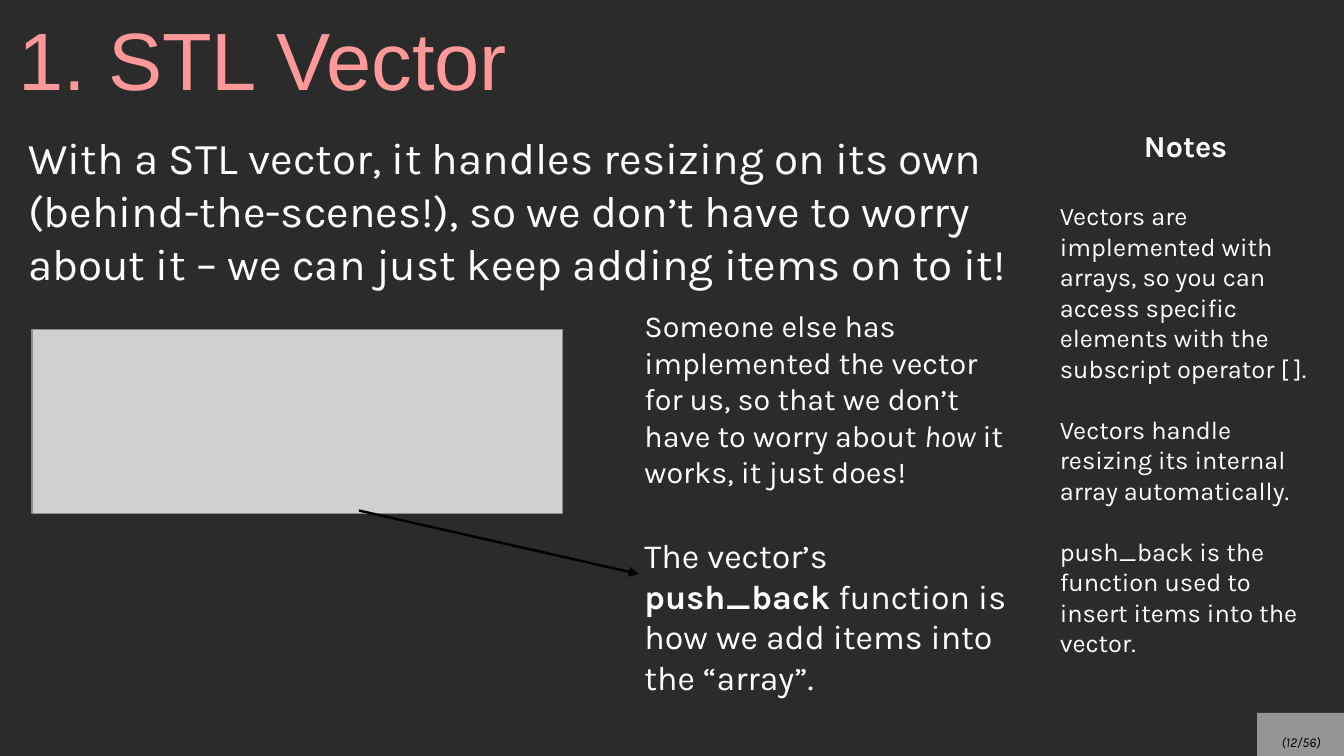
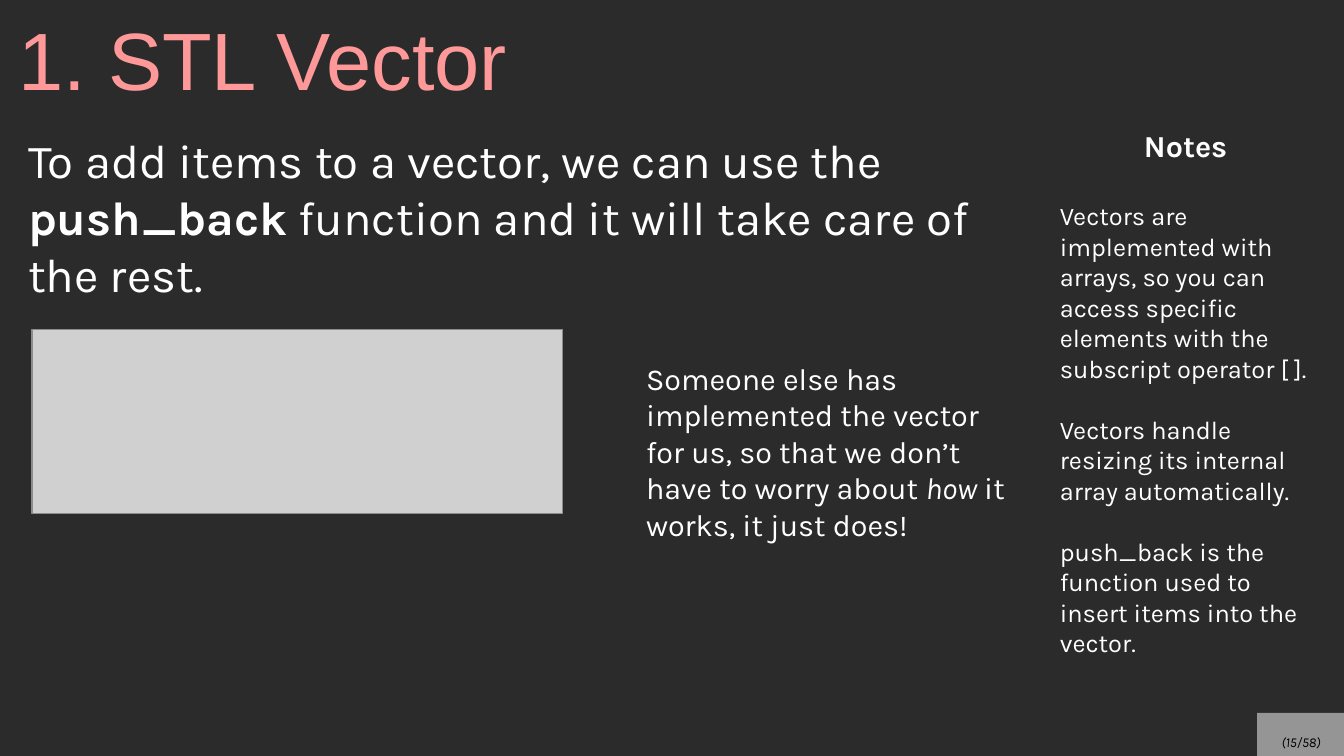
Before and after one commit to mariamhabib/CS250-Data-Structures, a slide deck: slide 15 of Lectures/1_Using_STL_structures.odp (slide 12 before the commit). Drawn at 1344x756 pixels with LibreOffice and Linux fonts; fonts in the diff are those of the drawing; grey boxes stand for pictures; background and template pictures are left out; a plain dark background stands for a picture behind light text. Boxes give left, top, right and bottom in pixels: in the first picture for what was removed or moved away, otherwise in the second. Text is boxed around its words. In the diff, an @@ line names an element or a change of style, - is before the commit and + after.

```diff
--- a/Lectures/1_Using_STL_structures.odp
+++ b/Lectures/1_Using_STL_structures.odp
@@ text removed at (x1=28, y1=143, x2=1005, y2=291) @@
-With a STL vector, it handles resizing on its own (behind-the-scenes!), so we don’t have to worry about it – we can just keep adding items on to it!
@@ text added at (x1=28, y1=145, x2=969, y2=293), 28 pt, text #FFFFFF @@
+To add items to a vector, we can use the push_back function and it will take care of the rest.
@@ text "Someone else has implemented the ..." moved from (x1=644, y1=316, x2=1006, y2=699) to (x1=646, y1=369, x2=1005, y2=544) @@
@@ arrow removed from (359, 511) to (639, 574) @@
@@ text at (x1=644, y1=545, x2=1006, y2=699): paragraph removed @@
-The vector’s push_back function is how we add items into the “array”.
@@ page number at (x1=1282, y1=737, x2=1321, y2=748): text changed @@
-(12/56)
+(15/58)
```
Also in this commit, not shown: 4 other slides changed, 2 slides added, 4 other files.
